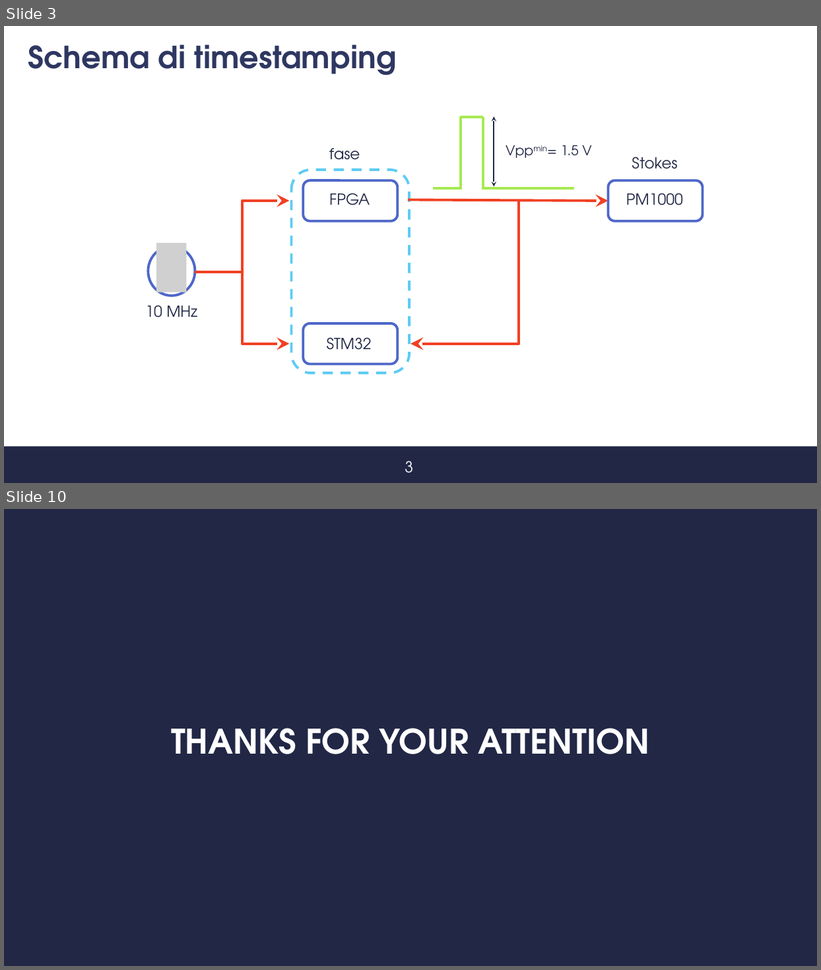
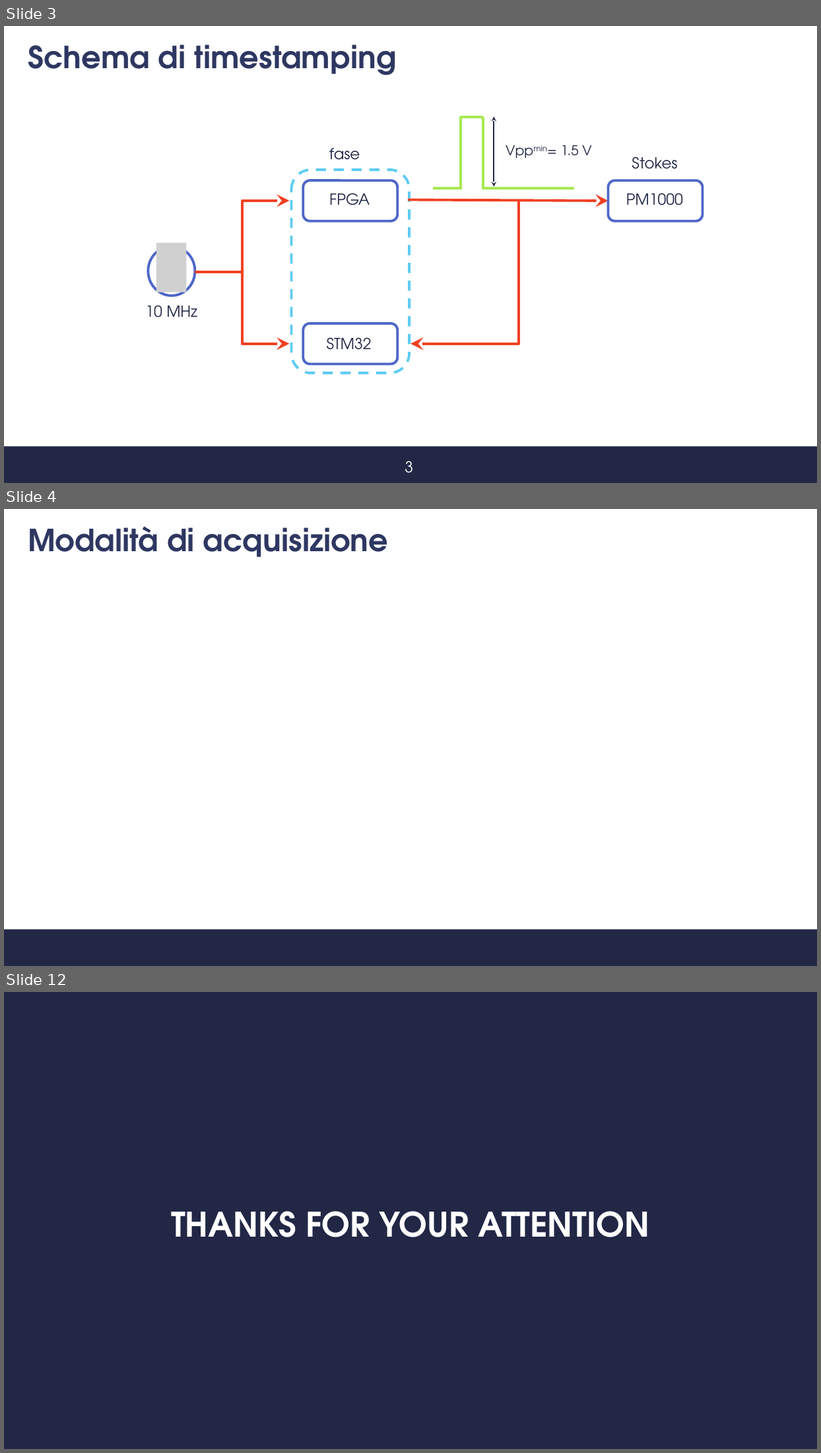
Before and after one commit to s347960/Presentazione, a slide deck: Presentazione_07_09.pptx. Shown one above the other, each under a label of ours: slides 3 and 10 before the commit, slides 3, 4 and 12 after it; the slides between them are not shown. The pictures are 821x970 and 821x1453 pixels, drawn with LibreOffice and Linux fonts; fonts in the diff are those of the drawing; grey boxes stand for pictures; background and template pictures are left out. Boxes give left, top, right and bottom in pixels: in the first picture for what was removed or moved away, otherwise in the second. Text is boxed around its words. In the diff, an @@ line names an element or a change of style, - is before the commit and + after.

```diff
--- a/Presentazione_07_09.pptx
+++ b/Presentazione_07_09.pptx
@@ slide 4 added at [4,509,817,966], background #FFFFFF; not listed: 1 template element that a slide beside it also shows @@
@@ title added at [28,526,389,557], 36 pt, text #2E3761, bold @@
+Modalità di acquisizione
@@ what was slide 10 is now slide 12 @@
```
Also in this commit, not shown: 7 other slides added, 6 slides removed, 1 other file.
